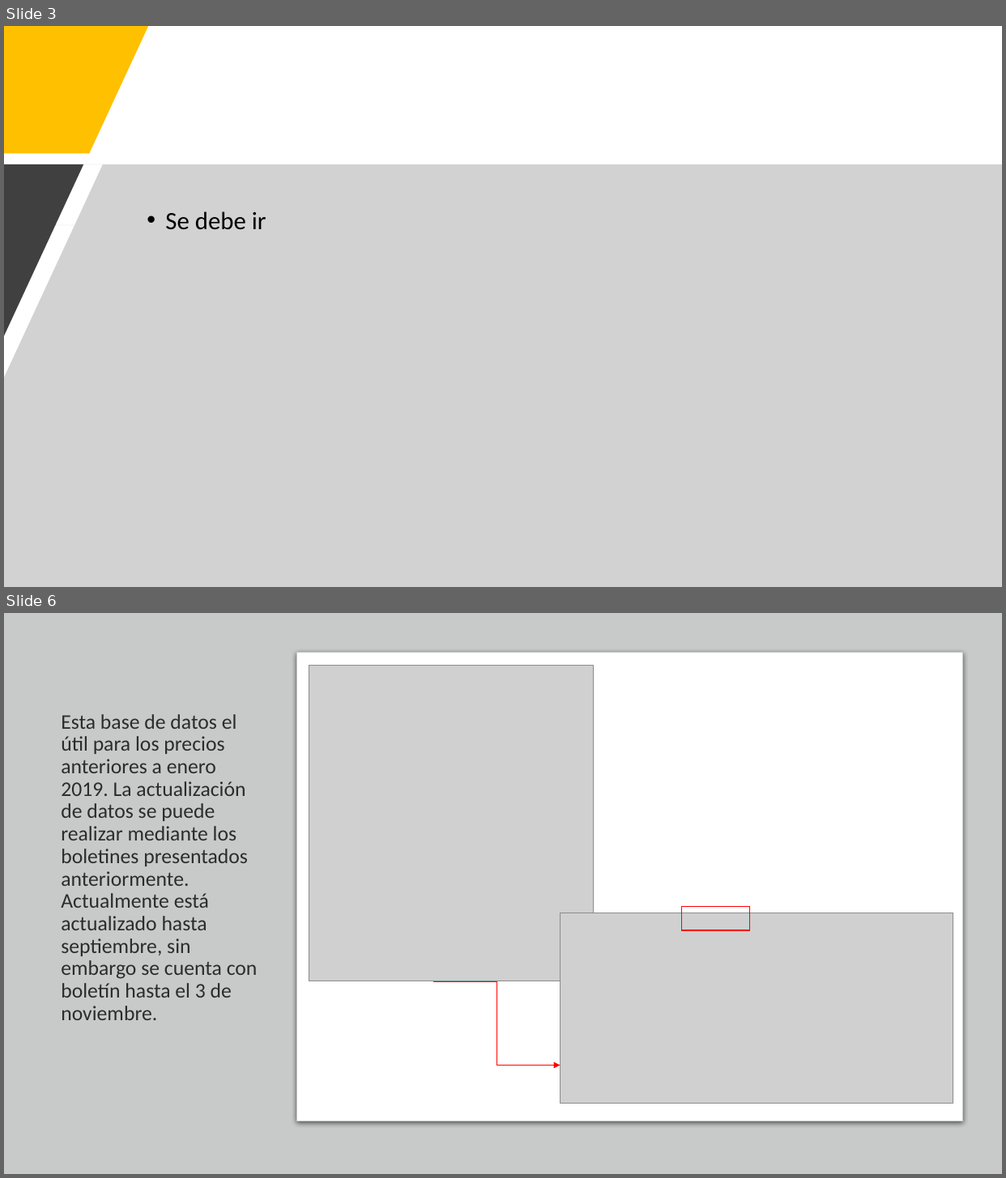
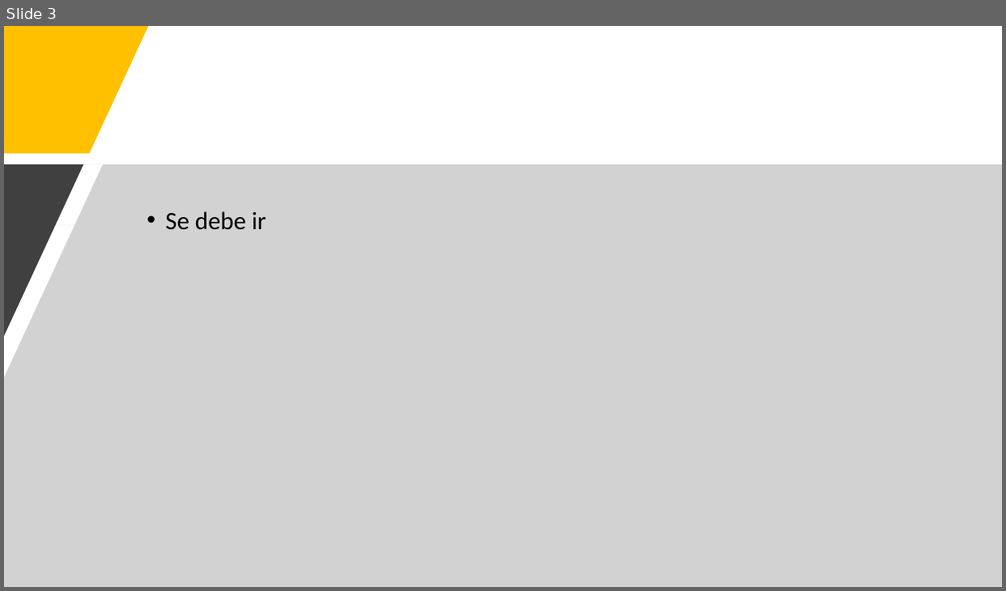
Before and after one commit to Sud-Austral/DATA-AGRO, a slide deck: Repositorio Agricultura/Chile/Estadísticas económicas/Precios anuales y frutas/Indicaciones_BD_anuales_frutas.pptx. Shown one above the other, each under a label of ours: slides 3 and 6 before the commit, slide 3 after it; the slides between them are not shown. The pictures are 1006x1178 and 1006x591 pixels, drawn with LibreOffice and Linux fonts; fonts in the diff are those of the drawing; grey boxes stand for pictures. Boxes give left, top, right and bottom in pixels: in the first picture for what was removed or moved away, otherwise in the second. Text is boxed around its words. In the diff, an @@ line names an element or a change of style, - is before the commit and + after.

Commit message:
ACTUALIZA

```diff
--- a/Repositorio Agricultura/Chile/Estadísticas económicas/Precios anuales y frutas/Indicaciones_BD_anuales_frutas.pptx
+++ b/Repositorio Agricultura/Chile/Estadísticas económicas/Precios anuales y frutas/Indicaciones_BD_anuales_frutas.pptx
@@ slide 6 removed at bbox=[4, 613, 1002, 1174], background #E7E6E6 @@
@@ rectangle removed at bbox=[4, 613, 1002, 1174] @@
@@ rounded rectangle removed at bbox=[297, 653, 963, 1122] @@
@@ picture removed at bbox=[309, 666, 593, 982] @@
@@ title removed at bbox=[61, 714, 258, 1020] @@
-Esta base de datos el útil para los precios anteriores a enero 2019. La actualización de datos se puede realizar mediante los boletines presentados anteriormente.
-Actualmente está actualizado hasta septiembre, sin embargo se cuenta con boletín hasta el 3 de noviembre.
@@ picture removed at bbox=[560, 914, 953, 1104] @@
@@ rectangle removed at bbox=[682, 906, 750, 931] @@
@@ elbow arrow removed from (433, 982) to (560, 1065) @@
```
Also in this commit, not shown: 5 other slides removed, 6 other files.
